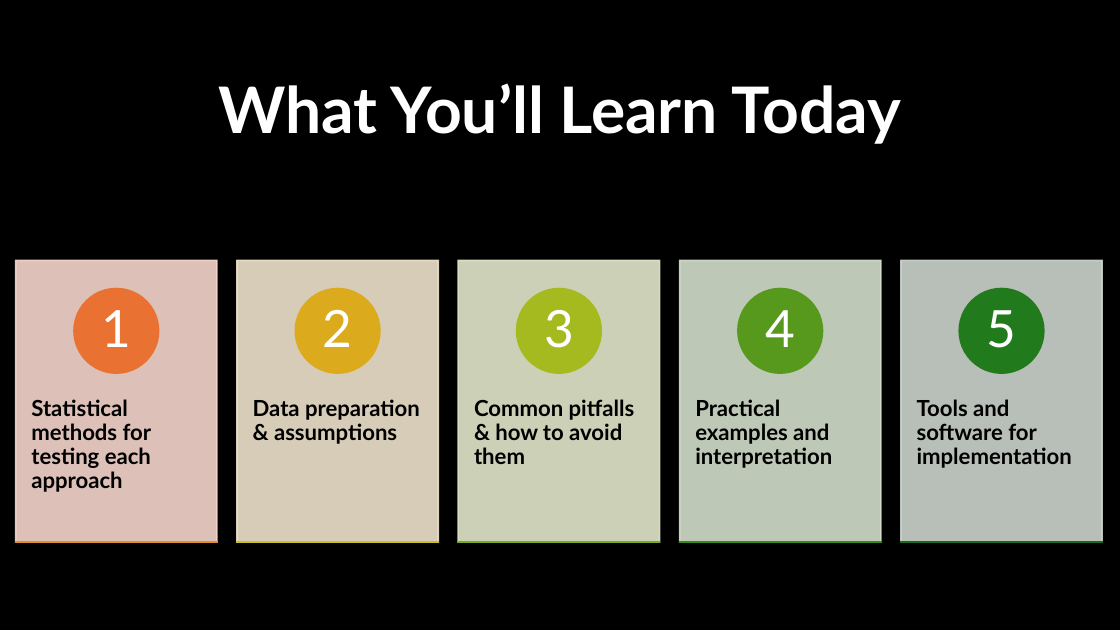
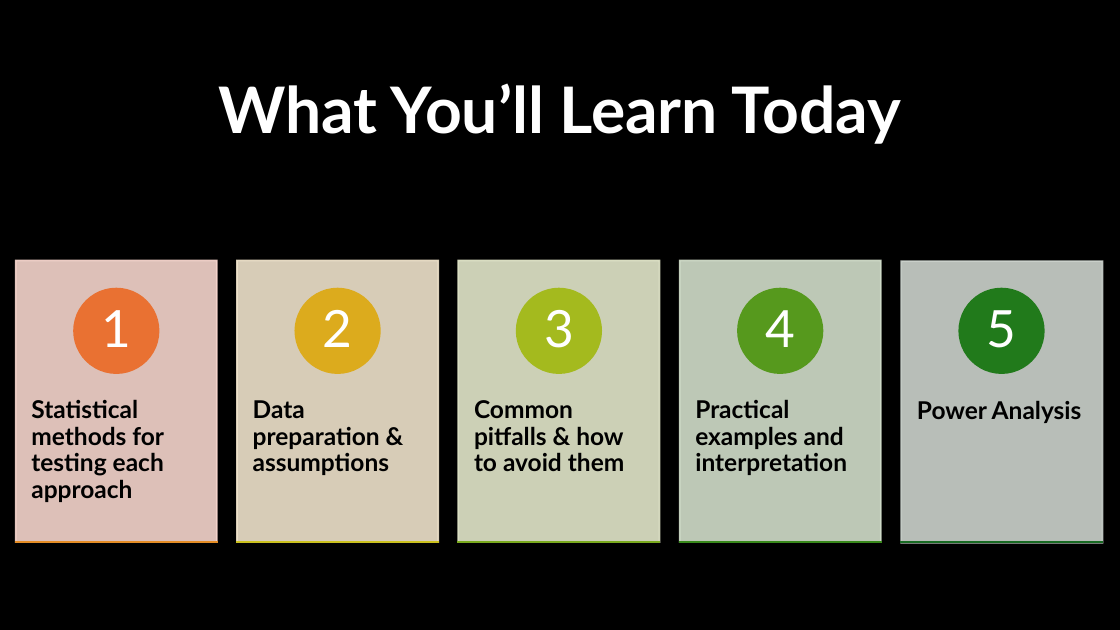
Before and after one commit to EwokOzwok/Data-Analysis-II---CBHPAR-Seminar, a slide deck: slide 2 of Data Analysis II - Mediation and Moderation.pptx. Drawn at 1120x630 pixels with LibreOffice and Linux fonts; fonts in the diff are those of the drawing; background and template pictures are left out. Boxes give left, top, right and bottom in pixels: in the first picture for what was removed or moved away, otherwise in the second. Text is boxed around its words. In the diff, an @@ line names an element or a change of style, - is before the commit and + after.

```diff
--- a/Data Analysis II - Mediation and Moderation.pptx
+++ b/Data Analysis II - Mediation and Moderation.pptx
@@ size 19 to 21 pt in 4 elements at [31, 399, 164, 502], [253, 400, 389, 475], [474, 400, 625, 471], [695, 399, 847, 475] @@
@@ text at [917, 401, 1082, 423]: text changed; size 19 to 21 pt @@
-Tools and software for implementation
+Power Analysis
```
Also in this commit, not shown: 5 other slides changed, 3 other files.
